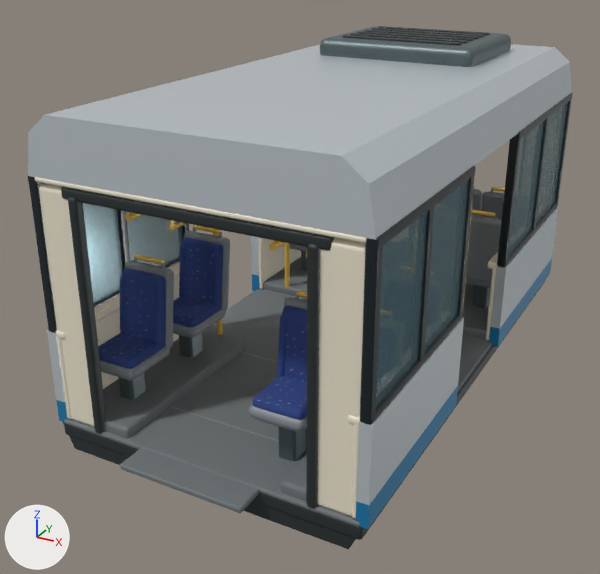
One commit to the Blender file source_blender/TramSaloon.blend: the scene before it, then after it.
Before and after are seen from a camera (50 mm lens) standing at (2.72, -5.79, 3.72) and looking at (-0.27, -0.36, 1.0). The lights are fixed; the arrows at lower left show +X, +Y and +Z. The older version comes first.

Names of what the first picture shows: 'Axle bearing', 'Bonded window seal', 'Ceiling bracket', 'Ceiling lamp surround', 'Continuous non-slip aisle', 'Headliner', 'Moquette cushion', 'Passenger window', 'Passenger window.002', 'Passenger window.003', 'Rounded roof shoulders', 'Waist stripe' and 6 more.
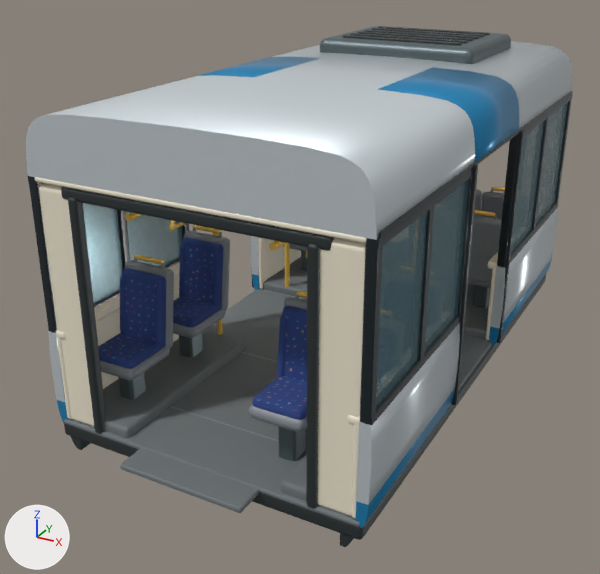
The change, as a diff of the scene's bpy script:
```diff
--- a/source_blender/TramSaloon.blend.py
+++ b/source_blender/TramSaloon.blend.py
@@ me_rounded_roof_shoulders @@
 # used by ob_rounded_roof_shoulders; parent = ob_low_floor_tram_saloon; location = (0.0, 0.0, 0.0)
-me_rounded_roof_shoulders.from_pydata(...)  # 48 vertices, 36 faces; spans x -1.2..1.2, y -2.2..2.2, z 0.65..2.67
+me_rounded_roof_shoulders.from_pydata(...)  # 136 vertices, 80 faces; spans x -1.2..1.2, y -2.2..2.2, z 0.47..2.7
+# me_rounded_roof_shoulders part 1: a new loose piece of 40 vertices spanning x -1.19..-0.48, y -0.65..0.39, z 2.27..2.7, in mat_baltic_blue_enamel (blue #2186ba)
+# me_rounded_roof_shoulders part 2: a new loose piece of 40 vertices spanning x 0.48..1.19, y -0.65..0.39, z 2.27..2.7, in mat_baltic_blue_enamel (blue #2186ba)
+# me_rounded_roof_shoulders part 3: 16 vertices moved from x -1.2..1.2, y -2.2..2.2, z 1.19 to x -1.2..1.2, y -2.2..2.2, z 0.47..0.63; 16 vertices removed from x -1.18..1.18, y -2.2..2.2, z 2.27..2.67; 24 vertices added at x -1.19..1.19, y -2.2..2.2, z 0.47..0.56
+# me_rounded_roof_shoulders part 4: 12 faces spanning x -1.2..1.2, y -2.2..2.2, z 0.47..0.65 switch from mat_pearl_grey_enamel (light grey #d0d8dd) to mat_baltic_blue_enamel (blue #2186ba)
@@ me_cube_026 @@
 # used by ob_bonded_window_seal; parent = ob_low_floor_tram_saloon; location = (-1.158, -1.425, 1.205)
-me_cube_026.from_pydata(...)  # 2016 vertices, 2058 faces; spans x -0.04..2.35, y -0.78..3.63, z -0.03..1.07
+me_cube_026.from_pydata(...)  # 2592 vertices, 2646 faces; spans x -0.06..2.37, y -0.78..3.63, z -0.7..1.09
+# me_cube_026 part 5: a new loose piece of 96 vertices spanning x 2.33..2.35, y -0.76..3.61, z 1.07..1.09, in mat_window_frit (black #192429)
+# me_cube_026 part 6: 10 vertices moved within x 2.34..2.35, y 0.76..1.83, z 1.07; 192 vertices added at x 2.33..2.37, y 0.72..1.87, z -0.7..1.09
+# other edits to the shape of me_cube_026 do not show in these pictures
 me_cube_026.materials.append(mat_window_frit)
@@ me_cylinder_087 @@
 # used by ob_axle_bearing; parent = ob_low_floor_tram_saloon; location = (-0.86, -0.91, 0.29); rotation_euler = (0.0, 1.571, 0.0), in degrees (0, 90, 0)
-me_cylinder_087.from_pydata(...)  # 2416 vertices, 2306 faces; spans x -2.54..0.13, y -1.31..3.13, z -0.31..2.03
+me_cylinder_087.from_pydata(...)  # 2456 vertices, 2330 faces; spans x -2.54..0.13, y -1.31..3.13, z -0.3..2.03
+# me_cylinder_087 part 7: a new loose piece of 14 vertices spanning x -0.18..0.0, y -1.29..0.26, z -0.3..-0.16, in mat_rubber_and_underfloor_panels (dark grey #2b3233)
+# me_cylinder_087 part 8: a new loose piece of 14 vertices spanning x -0.18..0.0, y -1.29..0.26, z 1.88..2.02, in mat_rubber_and_underfloor_panels (dark grey #2b3233)
+# me_cylinder_087 part 9: 16 vertices removed from x -0.19..0.01, y -1.29..3.11, z -0.31..2.03
+# other edits to the shape of me_cylinder_087 do not show in these pictures
 me_cylinder_087.materials.append(mat_rubber_and_underfloor_panels)
@@ me_pearl_side_pressing @@
+me_pearl_side_pressing.from_pydata(...)  # 98 vertices, 59 faces; spans x -1.2..1.2, y -2.2..2.2, z 0.65..2.7
+me_pearl_side_pressing.materials.append(mat_pearl_grey_enamel)  # light grey #d0d8dd
@@ ob_waist_stripe @@
-ob_waist_stripe = bpy.data.objects.new('Waist stripe', me_waist_stripe)
-ob_waist_stripe.parent = ob_low_floor_tram_saloon
-ob_waist_stripe.location = (0.0, 0.0, 0.0)
@@ ob_pearl_side_pressing @@
+ob_pearl_side_pressing = bpy.data.objects.new('Pearl side pressing', me_pearl_side_pressing)
+ob_pearl_side_pressing.parent = ob_low_floor_tram_saloon
+ob_pearl_side_pressing.location = (0.0, 0.0, 0.0)
```

Where the change shows, as pixel boxes (x1, y1, x2, y2) in the pictures (600 x 574 px; the box of a moved part takes in the faces that stretch with it):
'Rounded roof shoulders', reshaped (9% narrower)
    before: (28, 44, 571, 505)
    after: (57, 57, 552, 528)
'Pearl side pressing', added
    after: (26, 41, 573, 505)
'Axle bearing', reshaped
    before: (61, 26, 545, 549)
    after: (61, 26, 546, 547)
'Bonded window seal', reshaped
    before: (28, 93, 573, 425)
    after: (28, 91, 573, 426)
'Waist stripe', deleted
    before: (56, 259, 552, 529)
part 1 of me_rounded_roof_shoulders, added (blue)
    after: (194, 57, 320, 77)
part 2 of me_rounded_roof_shoulders, added (blue)
    after: (378, 67, 519, 162)
part 3 of me_rounded_roof_shoulders, moved or reshaped
    before: (28, 44, 571, 505)
    after: (57, 261, 551, 528)
part 4 of me_rounded_roof_shoulders, recoloured
    before: (56, 206, 559, 505)
    after: (65, 258, 552, 507)
part 5 of me_cube_026, added
    after: (378, 91, 573, 237)
part 6 of me_cube_026, built on
    before: (377, 93, 572, 239)
    after: (378, 95, 570, 405)
part 7 of me_cylinder_087, added
    after: (70, 436, 90, 450)
part 8 of me_cylinder_087, added
    after: (340, 513, 373, 547)
part 9 of me_cylinder_087, deleted
    before: (62, 346, 494, 549)
